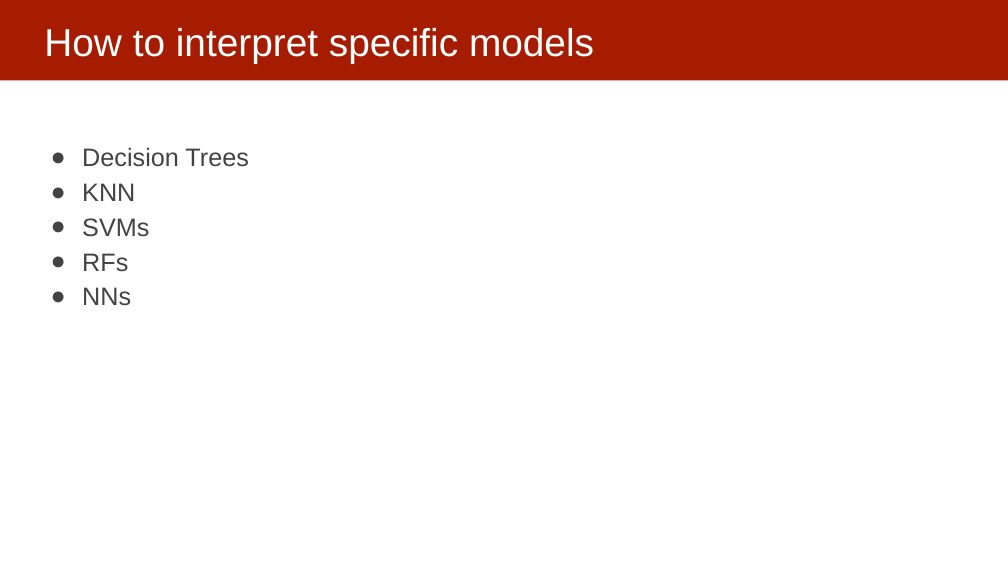
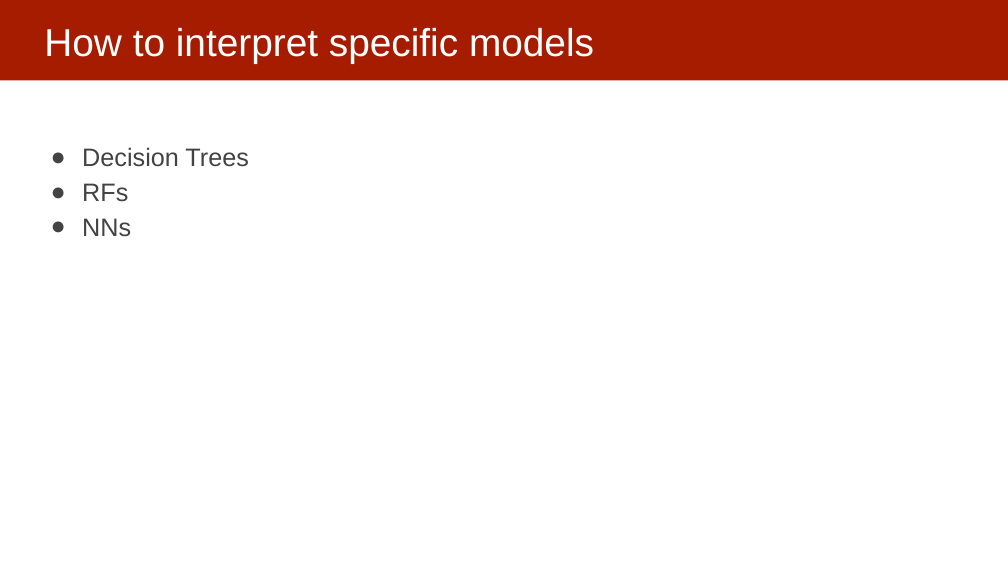
Before and after one commit to dssg/mlforpublicpolicylab, a slide deck: slide 16 of Lectures/16-interpretability-part-1.pptx (slide 14 before the commit). Drawn at 1008x567 pixels with LibreOffice and Linux fonts; fonts in the diff are those of the drawing. Boxes give left, top, right and bottom in pixels: in the first picture for what was removed or moved away, otherwise in the second. Text is boxed around its words. In the diff, an @@ line names an element or a change of style, - is before the commit and + after.

```diff
--- a/Lectures/16-interpretability-part-1.pptx
+++ b/Lectures/16-interpretability-part-1.pptx
@@ text at bbox=[82, 183, 149, 237]: paragraphs removed @@
-● KNN
-● SVMs
```
Also in this commit, not shown: 5 other slides changed, 3 slides added, 1 slide removed.
